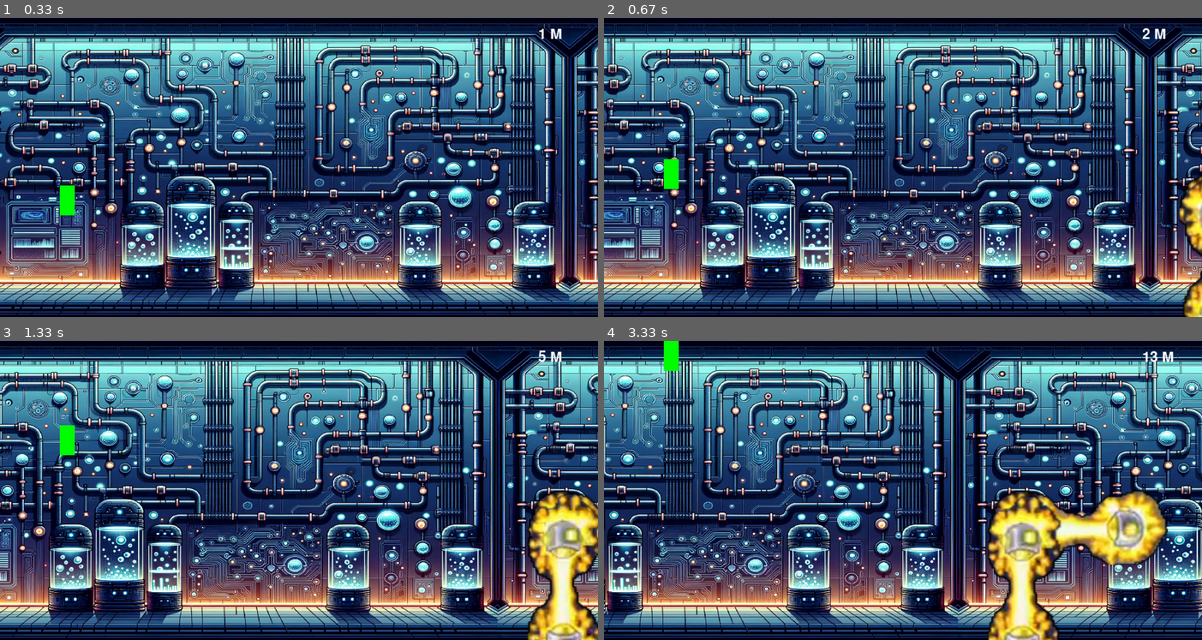
Above: before the commit, frames 1-4 (two rows, left to right).
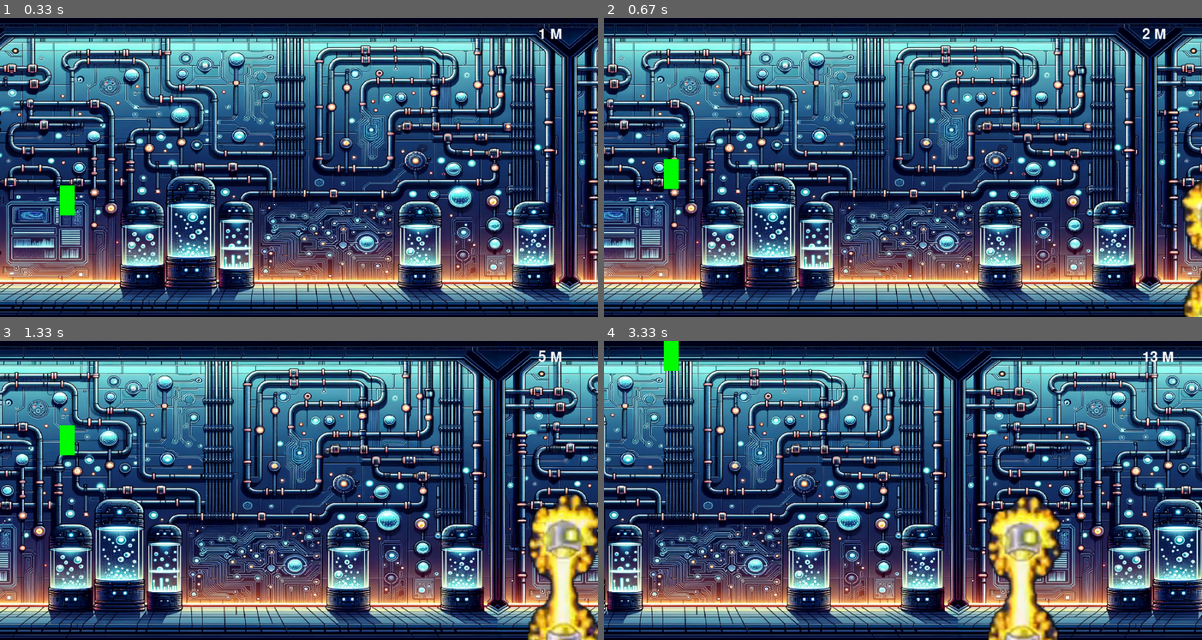
Above: after the commit, the same moments.

Repository: insper-classroom/projeto-pygame-prata
Game: pygame game, started from jogo.py
The game is run twice, just before and just after one commit, with the same random seed, the same clock (stepped at 60 frames per second) and the same inputs.
Inputs:
- Up to frame 1 (0.33 s): no input
- Up to frame 2 (0.67 s): tap Space at 0.33 s
- Up to frame 3 (1.33 s): tap Space at 0.73, 1.03, 1.23 s
- Up to frame 4 (3.33 s): tap Space at 1.57, 1.87, 2.07, 2.37, 2.63, 2.97, 3.27 s

Frame 1 is identical in both runs. In frame 2, 0.2% of the frame differs, in the area x 96-100%, y 52-100%; in frame 3, 0.5%; in frame 4, 3.8%, in the area x 64-95%, y 50-100%.

Commit message:
Evolução sprites obstaculos

Diff:
--- a/jogo.py
+++ b/jogo.py
@@ -8,7 +8,7 @@
     pygame.display.set_caption('LabRun')
     player = Player()
     background_imagem = Background('background.png')
-    obstacles = [Obstacle() for _ in range(10)]
+    obstacles = [Obstacle() for _ in range(2 )]
     state = {'player': player, 'background' : background_imagem, 'obstacles' : obstacles}
 
     return window, state
@@ -49,18 +49,21 @@
         self.rect = self.obstacle_type[self.current_frame].get_rect(x=largura_tela + 50, y=altura_tela * 0.5)
 
     def move_obstacle(self):
-        # self.rect_obstacle.x -= velocidade_tela
-        # if self.rect_obstacle.right < 0:
-            # self.rect_obstacle.x = random.randint (largura_tela, largura_tela * 2)
-            # self.rect_obstacle.y = random.randint(100, altura_tela - 100)
+
         self.current_frame = (self.current_frame + 1) % len(self.obstacle_type)
-        # self.rect = self.obstacle_type[self.current_frame].get_rect(x=largura_tela, y=random.randint(100, altura_tela - 100))
         self.rect.x -= velocidade_tela
+
+    def reset_position(self):
+        self.rect.x = largura_tela + random.randint(0, 600)
+        self.rect.y = random.randint(100, altura_tela - 100)
+
+    def add_obstacle(obstacles):
+        new_obstacle = Obstacle()
+        obstacles.append(new_obstacle)
 
     def draw_obstacle(self, window):
 
         window.blit(self.obstacle_type[self.current_frame], (self.rect.x, self.rect.y))
-        print(self.rect)
 
 
 class Player(pygame.sprite.Sprite):
@@ -138,6 +141,9 @@
     distancia_percorrida = 0
     fonte = pygame.font.Font(None, 36)
 
+    obstacle_timer = 0
+    OBSTACLE_INTERVAL = 2000
+
     AUMENTAR_VELOCIDADE_EVENT = pygame.USEREVENT + 1
     pygame.time.set_timer(AUMENTAR_VELOCIDADE_EVENT, 20000)
 
@@ -158,12 +164,21 @@
         background_imagem.movimenta_background()
         distancia_percorrida += velocidade_tela / 30
 
+        obstacle_timer += 1
+
+        if obstacle_timer == OBSTACLE_INTERVAL:
+            Obstacle.add_obstacle(obstacles)
+            obstacle_timer = 0
+
         for obstacle in obstacles:
             obstacle.move_obstacle()
+
             if player.rect_player.colliderect(obstacle.rect):
-
                 pygame.quit()
                 return
+
+            if obstacle.rect.right < 0:
+                obstacle.reset_position()
 
         background_imagem.desenha_background(window)
         player.desenha_player(window)
